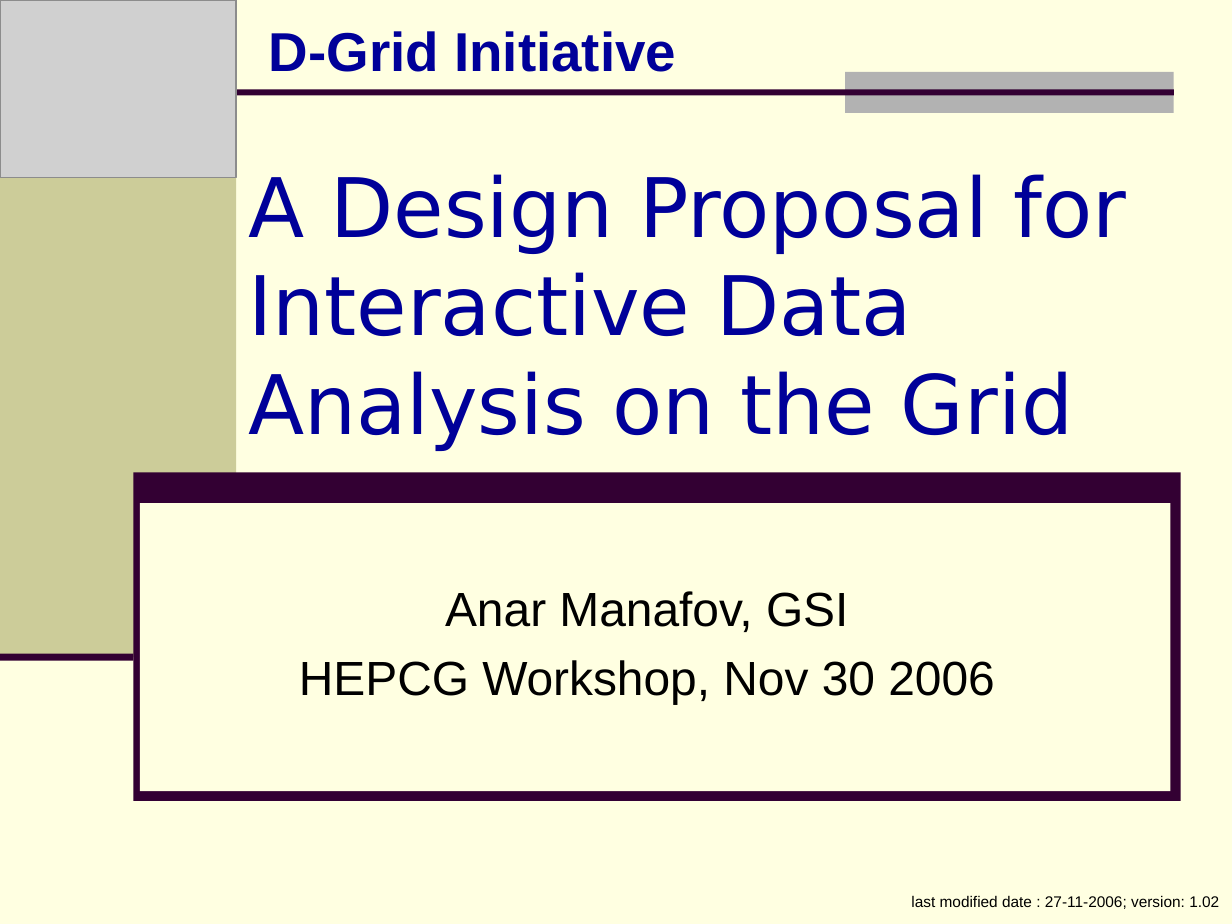
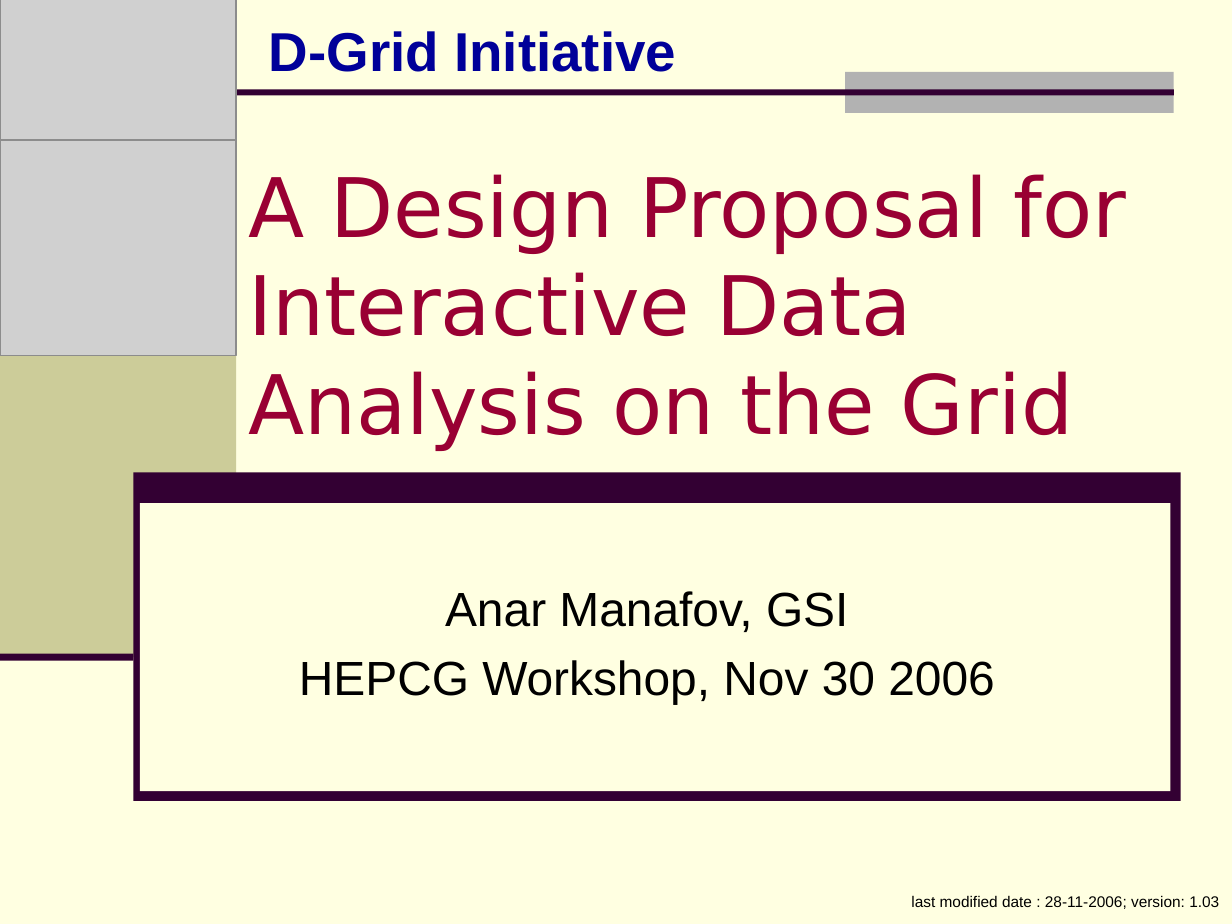
Before and after one commit to AnarManafov/PoDDocumentation, a slide deck: slide 1 of HEPCG-Workshops/2006-Nov/HEPCG-Workshops-2006-Nov.ppt. Drawn at 1232x924 pixels with LibreOffice and Linux fonts; fonts in the diff are those of the drawing; grey boxes stand for pictures. Boxes give left, top, right and bottom in pixels: in the first picture for what was removed or moved away, otherwise in the second. Text is boxed around its words. In the diff, an @@ line names an element or a change of style, - is before the commit and + after.

```diff
--- a/HEPCG-Workshops/2006-Nov/HEPCG-Workshops-2006-Nov.ppt
+++ b/HEPCG-Workshops/2006-Nov/HEPCG-Workshops-2006-Nov.ppt
@@ picture: place and size @@
-picture at [0,0,237,177]
+picture at [0,0,237,140]
@@ picture added at [0,140,237,356] @@
@@ title "A Design Proposal for Interactive ..." at [248,174,1127,451]: text colour #000099 to #990033 @@
@@ text at [911,895,1219,909]: text changed @@
-last modified date : 27-11-2006; version: 1.02
+last modified date : 28-11-2006; version: 1.03
```
Also in this commit, not shown: 8 other slides changed, 1 slide removed, 1 other file.
